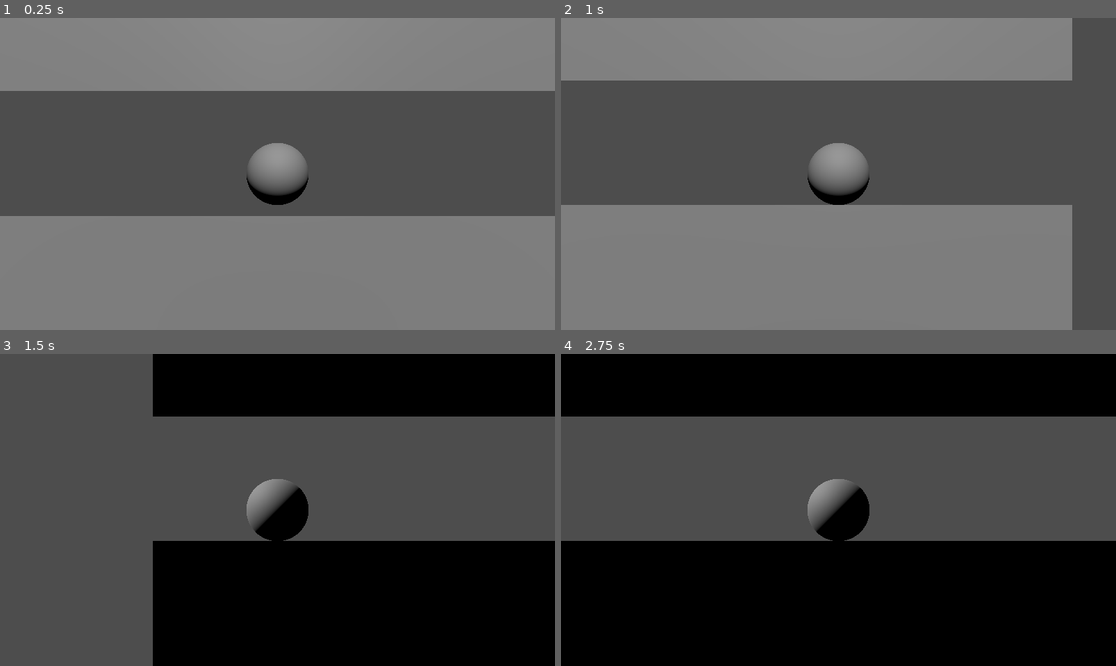
Above: before the commit, frames 1-4 (two rows, left to right).
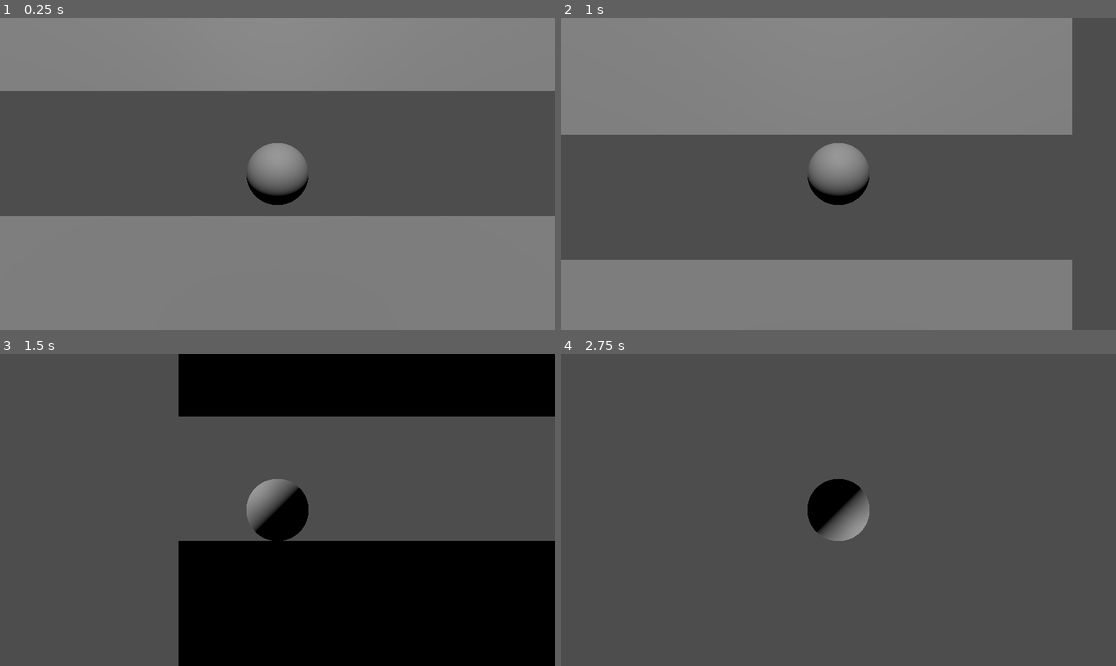
Above: after the commit, the same moments.

Repository: HeOpen/TFG_Geometricks
Game: Godot game, scene res://scenes/02_cubo.tscn
Two runs of this game, one before a commit and one after it. Both use one fixed random seed, a clock stepped at 60 frames per second and the inputs below. This scene is started directly instead of the project's main scene.
Inputs:
- Up to frame 1 (0.25 s): no input
- Up to frame 2 (1 s): hold D (move_right) from 0.53 s (still down); tap Q (cam_left) at 0.6 s; tap Space (jump, bound only after the commit) at 0.77 s; tap E (cam_right) at 0.8 s
- Up to frame 3 (1.5 s): tap Space (jump, bound only after the commit) at 1.07 s; release D (move_right) at 1.28 s; hold Down (move_back, bound only after the commit) from 1.28 s (still down); tap E (cam_right) at 1.35 s
- Up to frame 4 (2.75 s): tap Space (jump, bound only after the commit) at 1.52, 1.82 s; tap S (cam_down, bound only after the commit) at 1.55, 2.1 s; release Down (move_back, bound only after the commit) at 2.03 s; hold D (move_right) from 2.03 s (still down); tap Z (cam_roll_left, bound only after the commit) at 2.3 s

Frame 1 is identical in both runs. In frame 2, 32% of the frame differs, in the area x 0-93%, y 20-78%; in frame 3, 2.8%; in frame 4, 62%, in the area x 0-100%, y 0-100%.

Commit message:
Tercera prueba de escenas
Added: escena para controlar la bola en los 3 ejes

Diff:
--- a/project.godot
+++ b/project.godot
@@ -37,6 +37,41 @@
 "events": [Object(InputEventKey,"resource_local_to_scene":false,"resource_name":"","device":0,"window_id":0,"alt_presse …(189 unchanged characters)…
 ]
 }
+cam_up={
+"deadzone": 0.2,
+"events": [Object(InputEventKey,"resource_local_to_scene":false,"resource_name":"","device":0,"window_id":0,"alt_pressed":false,"shift_pressed":false,"ctrl_pressed":false,"meta_pressed":false,"pressed":false,"keycode":0,"physical_keycode":87,"key_label":0,"unicode":0,"location":0,"echo":false,"script":null)
+]
+}
+cam_down={
+"deadzone": 0.2,
+"events": [Object(InputEventKey,"resource_local_to_scene":false,"resource_name":"","device":0,"window_id":0,"alt_pressed":false,"shift_pressed":false,"ctrl_pressed":false,"meta_pressed":false,"pressed":false,"keycode":0,"physical_keycode":83,"key_label":0,"unicode":0,"location":0,"echo":false,"script":null)
+]
+}
+cam_roll_right={
+"deadzone": 0.2,
+"events": [Object(InputEventKey,"resource_local_to_scene":false,"resource_name":"","device":-1,"window_id":0,"alt_pressed":false,"shift_pressed":false,"ctrl_pressed":false,"meta_pressed":false,"pressed":false,"keycode":0,"physical_keycode":67,"key_label":0,"unicode":99,"location":0,"echo":false,"script":null)
+]
+}
+cam_roll_left={
+"deadzone": 0.2,
+"events": [Object(InputEventKey,"resource_local_to_scene":false,"resource_name":"","device":-1,"window_id":0,"alt_pressed":false,"shift_pressed":false,"ctrl_pressed":false,"meta_pressed":false,"pressed":false,"keycode":0,"physical_keycode":90,"key_label":0,"unicode":122,"location":0,"echo":false,"script":null)
+]
+}
+jump={
+"deadzone": 0.2,
+"events": [Object(InputEventKey,"resource_local_to_scene":false,"resource_name":"","device":-1,"window_id":0,"alt_pressed":false,"shift_pressed":false,"ctrl_pressed":false,"meta_pressed":false,"pressed":false,"keycode":0,"physical_keycode":32,"key_label":0,"unicode":32,"location":0,"echo":false,"script":null)
+]
+}
+move_forward={
+"deadzone": 0.2,
+"events": [Object(InputEventKey,"resource_local_to_scene":false,"resource_name":"","device":-1,"window_id":0,"alt_pressed":false,"shift_pressed":false,"ctrl_pressed":false,"meta_pressed":false,"pressed":false,"keycode":0,"physical_keycode":4194320,"key_label":0,"unicode":0,"location":0,"echo":false,"script":null)
+]
+}
+move_back={
+"deadzone": 0.2,
+"events": [Object(InputEventKey,"resource_local_to_scene":false,"resource_name":"","device":-1,"window_id":0,"alt_pressed":false,"shift_pressed":false,"ctrl_pressed":false,"meta_pressed":false,"pressed":false,"keycode":0,"physical_keycode":4194322,"key_label":0,"unicode":0,"location":0,"echo":false,"script":null)
+]
+}
 
 [physics]
 
--- /dev/null
+++ b/scenes/03_cubo_limitado.tscn
@@ -0,0 +1,50 @@
+[gd_scene format=3 uid="uid://l4n4vmj2yr5j"]
+
+[ext_resource type="Script" uid="uid://c1fivuega5tu" path="res://scripts/bola.gd" id="1_16fgm"]
+[ext_resource type="Script" uid="uid://dwdwmxt0jj7re" path="res://scripts/camera_3d.gd" id="2_exm3u"]
+
+[sub_resource type="SphereShape3D" id="SphereShape3D_20vo2"]
+
+[sub_resource type="SphereMesh" id="SphereMesh_tyffc"]
+
+[sub_resource type="Environment" id="Environment_16fgm"]
+ambient_light_source = 1
+ambient_light_color = Color(1, 1, 1, 1)
+
+[node name="Node3D" type="Node3D" unique_id=102578322]
+
+[node name="CSGBox3D" type="CSGBox3D" parent="." unique_id=241227300]
+use_collision = true
+size = Vector3(10, 10, 10)
+
+[node name="CSGBox3D" type="CSGBox3D" parent="CSGBox3D" unique_id=1939702680]
+operation = 2
+size = Vector3(10, 2, 10)
+
+[node name="CSGBox3D2" type="CSGBox3D" parent="CSGBox3D" unique_id=1794565619]
+transform = Transform3D(1, 0, 0, 0, 1, 0, 0, 0, 1, 0, -2.7831912, 4.344)
+operation = 2
+size = Vector3(2.0664063, 3.7854614, 1.9477539)
+
+[node name="CharacterBody3D" type="CharacterBody3D" parent="." unique_id=19656811]
+transform = Transform3D(1, 0, 0, 0, 1, 0, 0, 0, 1, -2.2176833, 0, 4.470055)
+script = ExtResource("1_16fgm")
+
+[node name="CollisionShape3D" type="CollisionShape3D" parent="CharacterBody3D" unique_id=1100012187]
+shape = SubResource("SphereShape3D_20vo2")
+
+[node name="MeshInstance3D" type="MeshInstance3D" parent="CharacterBody3D" unique_id=1692433396]
+mesh = SubResource("SphereMesh_tyffc")
+
+[node name="Camera3D" type="Camera3D" parent="CharacterBody3D" unique_id=1353515763]
+transform = Transform3D(1, 0, 0, 0, 1, 0, 0, 0, 1, 0, 0, 6.2552752)
+projection = 1
+size = 5.0
+script = ExtResource("2_exm3u")
+
+[node name="DirectionalLight3D" type="DirectionalLight3D" parent="CharacterBody3D/Camera3D" unique_id=1201484538]
+transform = Transform3D(1, 0, 0, 0, 0.7071067, 0.7071067, 0, -0.7071067, 0.7071067, 0, 0, 0)
+shadow_enabled = true
+
+[node name="WorldEnvironment" type="WorldEnvironment" parent="." unique_id=1408877187]
+environment = SubResource("Environment_16fgm")
--- a/scripts/bola.gd
+++ b/scripts/bola.gd
@@ -2,35 +2,42 @@
 
 const SPEED = 5.0
 const JUMP_VELOCITY = 5.0
-const GRAVITY = 9.8
+const GRAVITY_STRENGTH = 9.8
 
 @onready var camera = $Camera3D
 
 func _physics_process(delta: float) -> void:
+	var gravity_dir = -(camera.global_transform.basis.y).normalized()
+	var gravity = gravity_dir * GRAVITY_STRENGTH
+
 	if not is_on_floor():
-		velocity.y -= GRAVITY * delta
+		velocity += gravity * delta
+
+	var up = -gravity_dir
 
 	if Input.is_action_just_pressed("jump") and is_on_floor():
-		velocity.y = JUMP_VELOCITY
+		velocity += up * JUMP_VELOCITY
 
 	var input_dir = Input.get_vector("move_left", "move_right", "move_forward", "move_back")
 
-	# Movimiento relativo a la camara
 	var cam_basis = camera.global_transform.basis
 	var forward = -cam_basis.z
 	var right = cam_basis.x
-	forward.y = 0
-	right.y = 0
-	forward = forward.normalized()
-	right = right.normalized()
+
+	forward = (forward - up * forward.dot(up)).normalized()
+	right = (right - up * right.dot(up)).normalized()
 
 	var direction = (forward * -input_dir.y + right * input_dir.x).normalized()
 
+	# Separar el componente de gravedad para que el movimiento no lo machaque
+	var gravity_vel = velocity.dot(gravity_dir) * gravity_dir
+
 	if direction:
-		velocity.x = direction.x * SPEED
-		velocity.z = direction.z * SPEED
+		velocity = direction * SPEED + gravity_vel
 	else:
-		velocity.x = move_toward(velocity.x, 0, SPEED)
-		velocity.z = move_toward(velocity.z, 0, SPEED)
+		var move_vel = velocity - gravity_vel
+		move_vel = move_vel.move_toward(Vector3.ZERO, SPEED)
+		velocity = move_vel + gravity_vel
 
+	up_direction = up
 	move_and_slide()
--- a/scripts/camera_3d.gd
+++ b/scripts/camera_3d.gd
@@ -1,20 +1,28 @@
 extends Camera3D
 
-var angle = 0.0
 var target: Node3D
 var distance: float
+var orientation: Basis
 
 func _ready() -> void:
 	target = get_parent()
 	distance = global_position.distance_to(target.global_position)
+	look_at(target.global_position, Vector3.UP)
+	orientation = global_transform.basis
 
-func _process(delta: float) -> void:
+func _process(_delta: float) -> void:
 	if Input.is_action_just_pressed("cam_left"):
-		angle -= 90.0
+		orientation = Basis(orientation.y.normalized(), deg_to_rad(-90)) * orientation
 	if Input.is_action_just_pressed("cam_right"):
-		angle += 90.0
+		orientation = Basis(orientation.y.normalized(), deg_to_rad(90)) * orientation
+	if Input.is_action_just_pressed("cam_up"):
+		orientation = Basis(orientation.x.normalized(), deg_to_rad(-90)) * orientation
+	if Input.is_action_just_pressed("cam_down"):
+		orientation = Basis(orientation.x.normalized(), deg_to_rad(90)) * orientation
+	if Input.is_action_just_pressed("cam_roll_left"):
+		orientation = Basis(orientation.z.normalized(), deg_to_rad(-90)) * orientation
+	if Input.is_action_just_pressed("cam_roll_right"):
+		orientation = Basis(orientation.z.normalized(), deg_to_rad(90)) * orientation
 
-	var rad = deg_to_rad(angle)
-	var height = position.y
-	global_position = target.global_position + Vector3(sin(rad), height, cos(rad)) * distance
-	look_at(target.global_position, Vector3.UP)
+	global_position = target.global_position + orientation.z * distance
+	global_transform.basis = orientation
